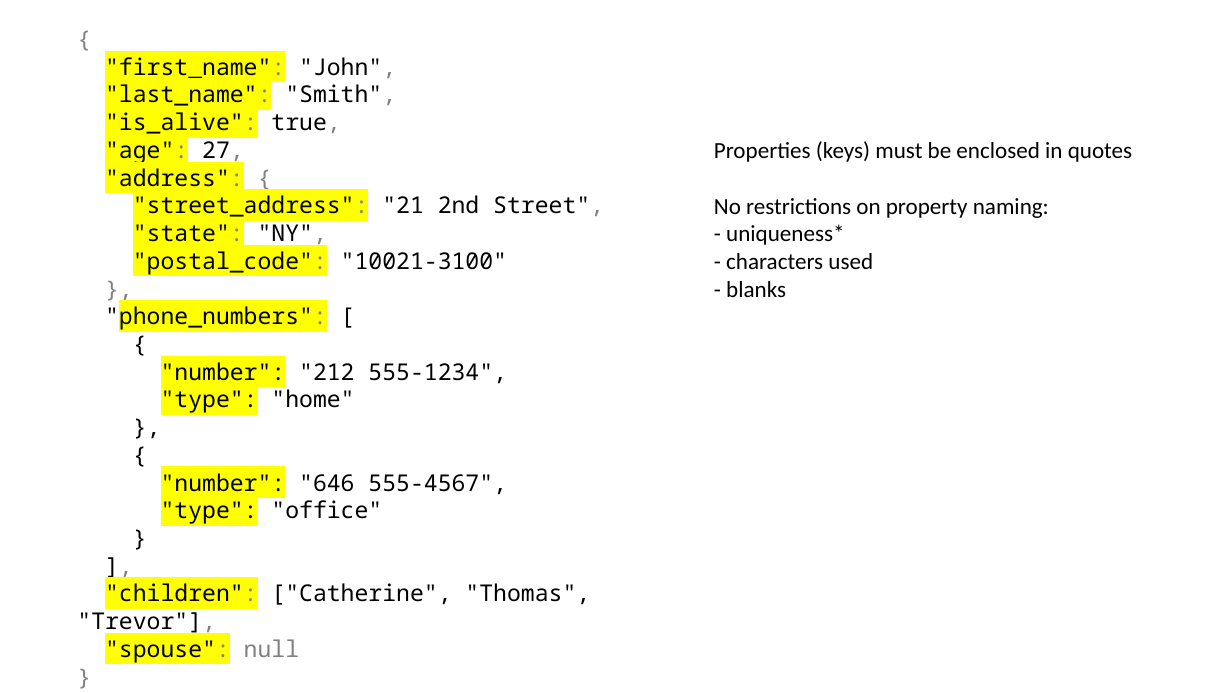
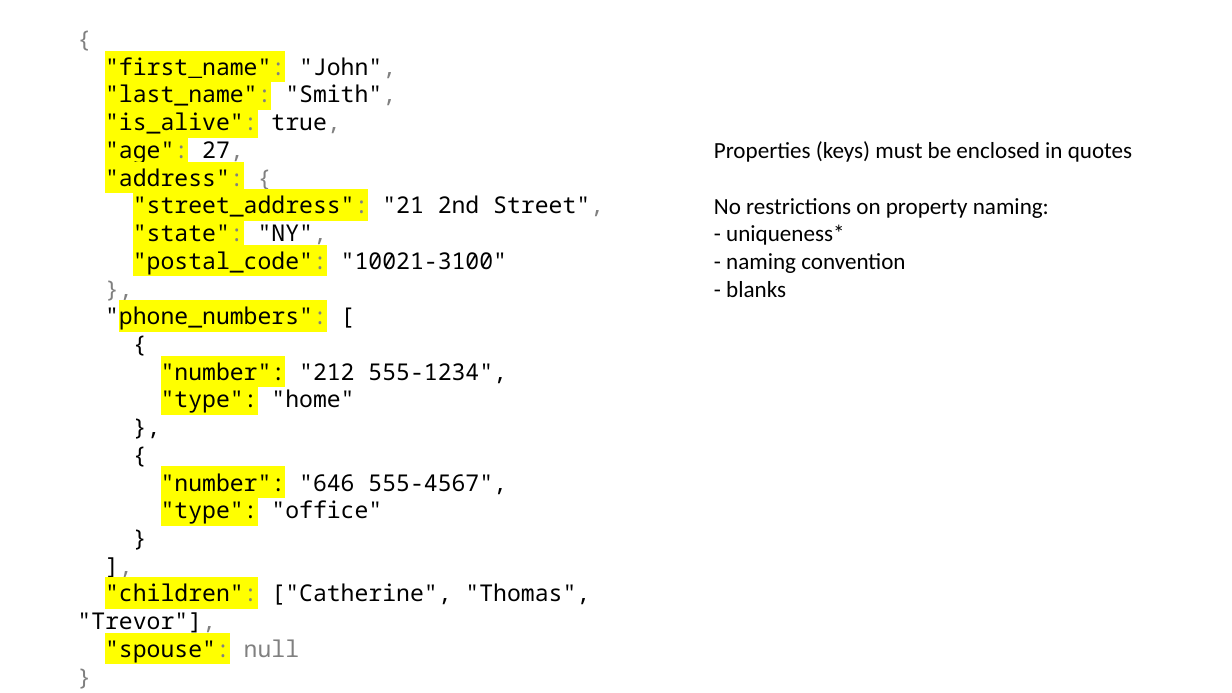
Before and after one commit to jbfoushee/MyPresentations, a slide deck: slide 23 of TSQL_JSON_Operators/TSQL_JSON_Operators.pptx. Drawn at 1232x693 pixels with LibreOffice and Linux fonts; fonts in the diff are those of the drawing. Boxes give left, top, right and bottom in pixels: in the first picture for what was removed or moved away, otherwise in the second. Text is boxed around its words. In the diff, an @@ line names an element or a change of style, - is before the commit and + after.

```diff
--- a/TSQL_JSON_Operators/TSQL_JSON_Operators.pptx
+++ b/TSQL_JSON_Operators/TSQL_JSON_Operators.pptx
@@ text at [726,253,905,273]: text changed @@
-- characters used
+- naming convention
```
Also in this commit, not shown: 7 other slides changed, 1 slide added.
